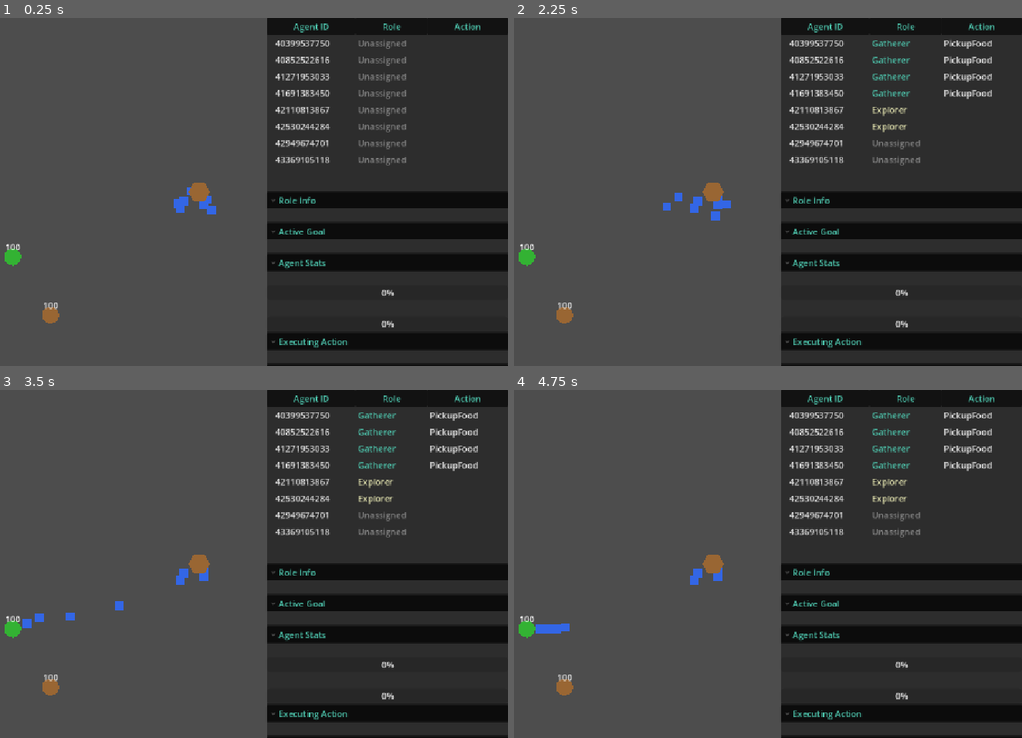
Above: before the commit, frames 1-4 (two rows, left to right).
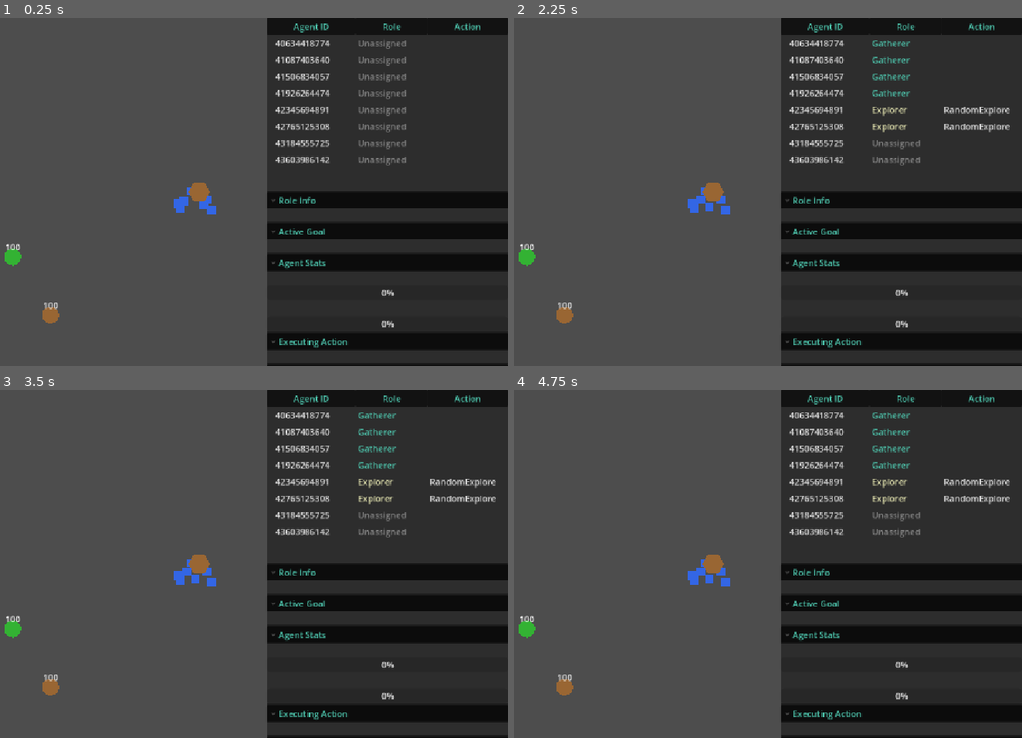
Above: after the commit, the same moments.

Repository: DoctorTangerina/colony-sim
Game: Godot game, scene res://Main.tscn
The game is run twice, just before and just after one commit, with the same random seed, the same clock (stepped at 60 frames per second) and the same inputs.
Inputs:
- Up to frame 1 (0.25 s): no input
- Up to frame 2 (2.25 s): tap Enter at 0.5, 2 s; tap Space at 1.25 s
- Up to frame 3 (3.5 s): no input
- Up to frame 4 (4.75 s): no input

The runs differ from the first frame. In frame 1, 0.7% of the frame differs, in the area x 55-66%, y 6-42%; in frame 2, 1.8%; in frame 3, 1.9%, in the area x 4-98%, y 6-69%; in frame 4, 1.9%.

Commit message:
fix: part 2 of fixing actions

Diff:
--- a/agents/IAgentActions.gd
+++ b/agents/IAgentActions.gd
@@ -67,3 +67,7 @@
 
 func deposit_at_nest(_item_type: String) -> void:
 	pass
+
+
+func get_discovery_radius() -> float:
+	return 0.0
--- a/agents/agent.gd
+++ b/agents/agent.gd
@@ -114,10 +114,10 @@
 
 	if resource_manager_ref:
 		var food_node = resource_manager_ref.get_nearest_resource(global_position, "Food")
-		if food_node and is_instance_valid(food_node):
+		if food_node and is_instance_valid(food_node) and global_position.distance_to(food_node.global_position) < _discovery_radius:
 			food_visible = true
 		var wood_node = resource_manager_ref.get_nearest_resource(global_position, "Wood")
-		if wood_node and is_instance_valid(wood_node):
+		if wood_node and is_instance_valid(wood_node) and global_position.distance_to(wood_node.global_position) < _discovery_radius:
 			wood_visible = true
 
 		var blackboard = null
@@ -228,6 +228,10 @@
 
 func get_world_bounds() -> Rect2:
 	return Rect2(_map_min, _map_max - _map_min)
+
+
+func get_discovery_radius() -> float:
+	return _discovery_radius
 
 
 func get_role_component() -> Node:
--- a/agents/planner/goap_action_executor.gd
+++ b/agents/planner/goap_action_executor.gd
@@ -60,8 +60,9 @@
 
 
 static func _pickup_resource(resource_type: String, agent: IAgentActions) -> void:
-	var node: Node = agent.get_nearest_resource(agent.get_agent_position(), resource_type)
-	if node and is_instance_valid(node):
+	var agent_pos: Vector2 = agent.get_agent_position()
+	var node: Node = agent.get_nearest_resource(agent_pos, resource_type)
+	if node and is_instance_valid(node) and agent_pos.distance_to(node.global_position) < agent.get_discovery_radius():
 		agent.set_target_resource(node)
 		agent.move_to(node.global_position)
 		return
--- a/configs/actions/actions.json
+++ b/configs/actions/actions.json
@@ -32,19 +32,19 @@
   {
     "name": "ReportResource",
     "cost": 0.3,
-    "preconditions": { "at_nest": true, "near_unreported_resource": true },
+    "preconditions": { "near_unreported_resource": true },
     "effects": { "near_unreported_resource": false }
   },
   {
     "name": "PickupFood",
     "cost": 1.0,
-    "preconditions": { "food_visible": true },
+    "preconditions": { "known_food_position": true },
     "effects": { "has_food": true }
   },
   {
     "name": "PickupWood",
     "cost": 1.0,
-    "preconditions": { "wood_visible": true },
+    "preconditions": { "known_wood_position": true },
     "effects": { "has_wood": true }
   },
   {
--- a/configs/goals/goals.json
+++ b/configs/goals/goals.json
@@ -3,18 +3,18 @@
 	"name": "Explore",
 	"desirability": 3.0,
 	"preconditions": {},
-	"effects": { "resource_visible": true }
+	"effects": { "resource_visible": true, "near_unreported_resource": false }
   },
   {
 	"name": "CollectFood",
 	"desirability": 5.0,
-	"preconditions": { "food_visible": true },
+	"preconditions": { "known_food_position": true },
 	"effects": { "has_food": true }
   },
   {
 	"name": "CollectWood",
 	"desirability": 5.0,
-	"preconditions": { "wood_visible": true },
+	"preconditions": { "known_wood_position": true },
 	"effects": { "has_wood": true }
   },
   {
--- a/configs/roles/gatherer.json
+++ b/configs/roles/gatherer.json
@@ -14,7 +14,7 @@
   "priorityModifiers": {
     "CollectFood": 2.0,
     "CollectWood": 2.0,
-    "DepositResource": 1.5,
+    "DepositResource": 2.5,
     "Eat": 0.5,
     "Rest": 0.5,
     "ReturnToNest": 0.5
--- a/tests/test_bugdiag_resource_visibility.tscn
+++ /dev/null
@@ -1,6 +0,0 @@
-[gd_scene load_steps=2 format=3]
-
-[ext_resource type="Script" path="res://tests/test_bugdiag_resource_visibility.gd" id="1"]
-
-[node name="TestBugdiagResourceVisibility" type="Node"]
-script = ExtResource("1")
--- a/tests/test_goap_t1.gd
+++ b/tests/test_goap_t1.gd
@@ -85,7 +85,7 @@
 
 func _test_planner_finds_collect_food_plan() -> void:
 	print("[Test] Planner finds CollectFood plan")
-	var world := WorldState.build("None", 100.0, 0.0, false, true, false)
+	var world := WorldState.build("None", 100.0, 0.0, false, false, false, false, true, false)
 	var plan = planner.create_plan("CollectFood", world)
 	_assert(plan.size() > 0, "CollectFood plan is not empty")
 	_assert("PickupFood" in plan, "CollectFood plan contains PickupFood action")
@@ -171,7 +171,7 @@
 	)
 	goal_selector.set_role_component(role_component)
 
-	var world := WorldState.build("None", 100.0, 0.0, false, true, false)
+	var world := WorldState.build("None", 100.0, 0.0, false, false, false, false, true, false)
 	var goal = goal_selector.select_goal(world)
 	_assert(not goal.is_empty(), "GoalSelector found a goal")
 	var goal_name = goal.get("name", "")
--- a/tests/test_goap_t21_exploration_gating.gd
+++ b/tests/test_goap_t21_exploration_gating.gd
@@ -1,21 +1,25 @@
 extends Node
 
-## Diagnostic harness for the reported bug: explorer stalls at nest, gatherer
-## beelines to undiscovered resources, gatherer skips delivering held items.
-## Not a permanent regression test - see Phase 1 of the diagnosing-bugs skill.
+## Regression coverage for the exploration-gating fix: food_visible/wood_visible
+## must be proximity-gated (not "exists anywhere on the map"), Collect/Pickup
+## goals+actions must key off blackboard-known positions rather than raw
+## visibility, ReportResource must not require at_nest, and a Gatherer holding
+## an item must prioritize DepositResource over starting a new collection.
 
 var tests_passed: int = 0
 var tests_failed: int = 0
 
 
 func _ready() -> void:
-	print("=== Bug Diagnostic: Resource Visibility / Exploration Gating ===")
+	print("=== GOAP T21 Test Harness (Exploration Gating) ===")
 	print("")
 
 	_test_food_visible_ignores_distance()
 	_test_explorer_gets_no_goal_when_undiscovered_resource_exists()
 	_test_gatherer_can_collect_undiscovered_resource_directly()
 	_test_gatherer_deprioritizes_deposit_vs_new_collection()
+	_test_gatherer_can_collect_once_known_via_blackboard()
+	_test_explorer_can_report_away_from_nest()
 
 	print("")
 	print("=== Results: %d passed, %d failed ===" % [tests_passed, tests_failed])
@@ -130,16 +134,50 @@
 
 
 ## Once holding an item, a Gatherer that also has a second resource type
-## "visible" should prefer delivering the held item over collecting more -
-## priorityModifiers currently score CollectWood (2.0*5=10) above
-## DepositResource (1.5*6=9).
+## known via the blackboard should prefer delivering the held item over
+## collecting more - priorityModifiers must score DepositResource above
+## CollectWood/CollectFood so agents actually return items to the nest.
 func _test_gatherer_deprioritizes_deposit_vs_new_collection() -> void:
-	print("[Test] Gatherer holding Food should prefer DepositResource over starting CollectWood")
+	print("[Test] Gatherer holding Food at the nest should prefer DepositResource over starting CollectWood")
 	var agent = _make_agent()
 	agent._role_component.load_role("Gatherer")
 	agent._goal_selector.set_role_component(agent._role_component)
 
-	var state := WorldState.build("Food", 100.0, 0.0, false, false, true)
+	var state := WorldState.build("Food", 100.0, 0.0, true, false, false, false, false, true)
 	var goal: Dictionary = agent._goal_selector.select_goal(state)
 	_assert(goal.get("name", "") == "DepositResource",
 		"Gatherer prioritizes DepositResource while holding an item (got: %s)" % [goal.get("name", "<none>")])
+
+
+## Positive case for the known_food_position re-key: a Gatherer must still be
+## able to plan a collection once the blackboard actually knows a position,
+## even though it isn't currently food_visible (proximity-based) yet.
+func _test_gatherer_can_collect_once_known_via_blackboard() -> void:
+	print("[Test] Gatherer can plan CollectFood once a position is known via the blackboard")
+	var agent = _make_agent()
+	agent._role_component.load_role("Gatherer")
+	agent._goal_selector.set_role_component(agent._role_component)
+
+	var state := WorldState.build("None", 100.0, 0.0, false, false, false, false, true, false)
+	var goal: Dictionary = agent._goal_selector.select_goal(state)
+	_assert(goal.get("name", "") == "CollectFood",
+		"Gatherer plans CollectFood off a known blackboard position (got: %s)" % [goal.get("name", "<none>")])
+
+
+## Root-cause check: ReportResource previously required at_nest AND
+## near_unreported_resource simultaneously - a combination that's nearly
+## impossible since near_unreported_resource is only true right next to the
+## undiscovered node itself. An Explorer standing next to an unreported
+## resource, away from the nest, must be able to plan+select ReportResource.
+func _test_explorer_can_report_away_from_nest() -> void:
+	print("[Test] Explorer can report a discovered resource while away from the nest")
+	var agent = _make_agent()
+	agent._role_component.load_role("Explorer")
+	agent._goal_selector.set_role_component(agent._role_component)
+
+	var state := WorldState.build("None", 100.0, 0.0, false, true, false, true)
+	var goal: Dictionary = agent._goal_selector.select_goal(state)
+	_assert(goal.get("name", "") == "Explore", "Explore goal remains selectable away from nest (got: %s)" % [goal.get("name", "<none>")])
+
+	var plan: Array = agent._planner.create_plan("Explore", state, agent._role_component.get_allowed_actions())
+	_assert(plan.has("ReportResource"), "Plan includes ReportResource without requiring at_nest (got: %s)" % [plan])
--- /dev/null
+++ b/tests/test_goap_t21_exploration_gating.tscn
@@ -0,0 +1,6 @@
+[gd_scene load_steps=2 format=3]
+
+[ext_resource type="Script" path="res://tests/test_goap_t21_exploration_gating.gd" id="1"]
+
+[node name="TestGoapT21ExplorationGating" type="Node"]
+script = ExtResource("1")
--- a/tests/test_goap_t8_replanning.gd
+++ b/tests/test_goap_t8_replanning.gd
@@ -48,6 +48,13 @@
 
 func get_all_resources() -> Array:
 	return []
+
+func resource_exists_at(resource_type: String, _position: Vector2) -> bool:
+	if resource_type == "Food":
+		return food_visible
+	if resource_type == "Wood":
+		return wood_visible
+	return false
 """
 	script.reload()
 	var rm = script.new()
@@ -68,6 +75,22 @@
 	return rm
 
 
+## The Gatherer's Collect goals now key off the blackboard (known_food_position/
+## known_wood_position), not raw visibility - see the exploration-gating fix.
+## This mirrors the resource manager's food_visible/wood_visible flags into
+## real blackboard entries at the same positions so replanning tests still
+## exercise a resource that's actually "known" to the colony.
+func _make_mock_nest_with_known_positions(food_known: bool, wood_known: bool) -> Node2D:
+	var nest = preload("res://organization/Nest.tscn").instantiate()
+	add_child(nest)
+	var blackboard = nest.get_blackboard()
+	if food_known:
+		blackboard.add_entry("Food", Vector2(100, 100))
+	if wood_known:
+		blackboard.add_entry("Wood", Vector2(200, 200))
+	return nest
+
+
 func _test_validate_plan_rejects_plan_missing_item() -> void:
 	print("[Test] validate_plan rejects the tail of a plan once its resource precondition breaks")
 	var agent = _make_agent()
@@ -82,6 +105,7 @@
 	var agent = _make_agent()
 	agent._role_component.load_role("Gatherer")
 	agent.resource_manager_ref = _make_mock_resource_manager(false, true)
+	agent.nest_ref = _make_mock_nest_with_known_positions(false, true)
 
 	agent._goap_cycle.current_goal = "CollectFood"
 	agent._goap_cycle.current_plan = ["PickupFood", "ReturnToNest", "DepositResource"]
--- a/tests/test_goap_t_blackboard5.gd
+++ b/tests/test_goap_t_blackboard5.gd
@@ -250,10 +250,27 @@
 	_assert(agent._move_target.distance_to(Vector2(400, 500)) < 1.0, "Moved to known food position")
 
 
+## Overrides move_to (via script inheritance) instead of using agent.gd's real
+## implementation, which reaches into a $Navigator child that doesn't exist on
+## a bare .new() agent with no scene children.
+func _make_mock_agent_recording_move_to() -> Node:
+	var agent_script := GDScript.new()
+	agent_script.source_code = """extends \"res://agents/agent.gd\"
+
+var _move_called: bool = false
+var _move_target: Vector2 = Vector2.ZERO
+
+func move_to(target: Vector2) -> void:
+	_move_called = true
+	_move_target = target
+"""
+	agent_script.reload()
+	return agent_script.new()
+
+
 func _test_pickup_food_uses_known_position_fallback() -> void:
-	print("[Test] PickupFood uses known positions when resource not visible")
-	var agent_script = preload("res://agents/agent.gd")
-	var agent = agent_script.new()
+	print("[Test] PickupFood uses known positions when resource not visible, not yet the far real one")
+	var agent = _make_mock_agent_recording_move_to()
 	agent.set("agent_id", "test_agent")
 	agent.set("held_item", "None")
 	agent.set("energy", 100.0)
@@ -268,7 +285,10 @@
 	agent.set("_known_positions", {"Food": [known_pos]})
 
 	GoapActionExecutor.execute_action("PickupFood", agent)
-	_assert(agent.get("target_resource") != null, "Target resource set from known position")
+	_assert(agent.get("target_resource") == null,
+		"Target resource stays unset until the agent is actually within discovery range of the real node")
+	_assert(agent.get("_move_called") and agent.get("_move_target").distance_to(known_pos) < 1.0,
+		"Agent travels toward the known (blackboard-reported) food position first")
 
 
 func _test_agent_world_state_reads_blackboard() -> void:
